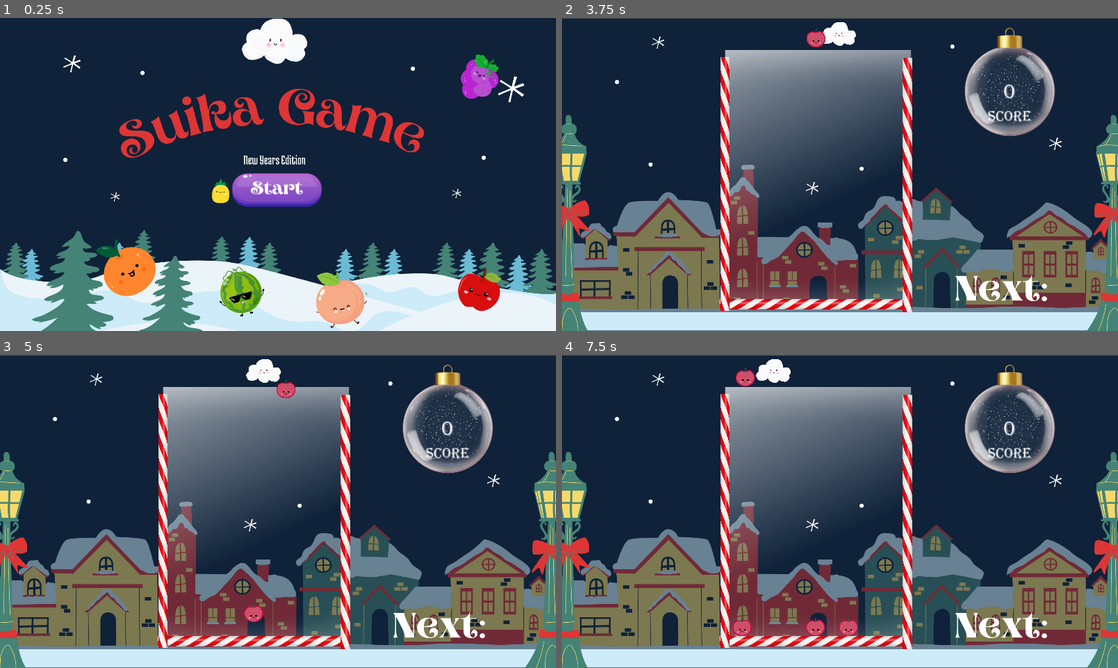
Above: before the commit, frames 1-4 (two rows, left to right).
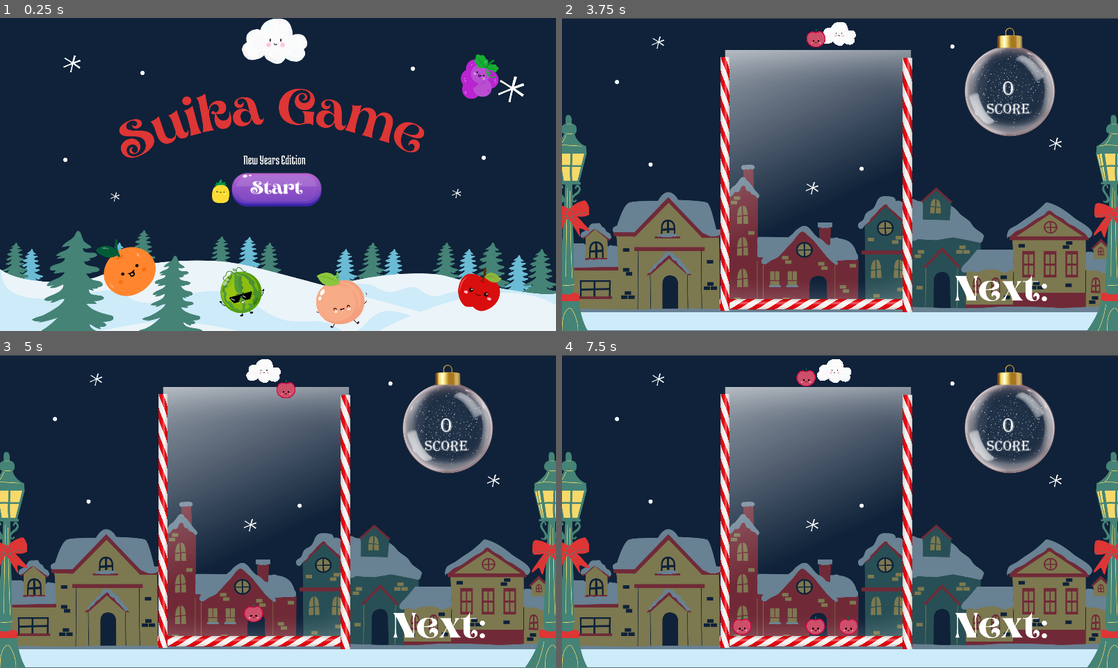
Above: after the commit, the same moments.

Repository: JackFromSchool/SuikaGameBetterEdition
Game: Godot game, scene res://scenes/main.tscn
Same seed, same stepped clock (60 frames per second), same inputs: the game is played once before the commit and once after it.
Inputs (mouse positions are in pixels of both pictures, inside the frame that each line leads up to):
- Up to frame 1 (0.25 s): no input
- Up to frame 2 (3.75 s): click (840, 190) at 0.5 s; tap Enter at 1.25, 2.75 s; hold Right (right) 1.28-2.03 s; hold Down (drop) 1.28-2.03 s; tap Space at 2, 3.5 s; hold Left (left) 2.03-2.78 s; tap Down (drop) at 2.1, 3.6 s; hold Down (drop) 2.78-3.53 s; hold Right (right) from 2.78 s (still down)
- Up to frame 3 (5 s): release Right (right) at 4.28 s; hold Left (left) from 4.28 s (still down); hold Down (drop) from 4.28 s (still down)
- Up to frame 4 (7.5 s): release Down (drop) at 5.03 s; tap Down (drop) at 5.1, 6.6 s; hold Down (drop) 5.78-6.53 s; release Left (left) at 6.53 s; hold Right (right) from 6.53 s (still down); hold Down (drop) from 7.28 s (still down)

The runs differ from the first frame. In frame 1, 0.2% of the frame differs, in the area x 41-58%, y 49-61%; in frame 2, 0.4%; in frame 3, 0.4%; in frame 4, 1.5%, in the area x 30-85%, y 1-90%.

Commit message:
position

Diff:
--- a/scenes/fruits/apple(4).tscn
+++ b/scenes/fruits/apple(4).tscn
@@ -5,7 +5,7 @@
 [ext_resource type="PackedScene" uid="uid://bokqje1j7blkh" path="res://scenes/fruits/pear(5).tscn" id="2_qpnks"]
 
 [sub_resource type="CircleShape2D" id="CircleShape2D_labvx"]
-radius = 16.298
+radius = 27.0046
 
 [node name="Fruit" type="RigidBody2D" groups=["SpawnedFruit"]]
 max_contacts_reported = 10
@@ -14,12 +14,13 @@
 FruitScene = ExtResource("2_qpnks")
 
 [node name="CollisionShape2D" type="CollisionShape2D" parent="."]
+position = Vector2(1, 0)
 scale = Vector2(4, 4)
 shape = SubResource("CircleShape2D_labvx")
 
 [node name="Sprite2D" type="Sprite2D" parent="." groups=["SpawnedFruit"]]
-position = Vector2(-2.99998, -6.99999)
-scale = Vector2(0.2695, 0.2775)
+position = Vector2(0, -7)
+scale = Vector2(0.432187, 0.441687)
 texture = ExtResource("2_43k04")
 
 [connection signal="body_entered" from="." to="." method="_on_body_entered"]
--- a/scenes/fruits/cantelope(8).tscn
+++ b/scenes/fruits/cantelope(8).tscn
@@ -4,6 +4,7 @@
 [ext_resource type="Texture2D" uid="uid://87afh608psg2" path="res://assets/fruits/8.png" id="2_puuwj"]
 
 [sub_resource type="CircleShape2D" id="CircleShape2D_labvx"]
+radius = 20.2502
 
 [node name="Fruit" type="RigidBody2D" groups=["SpawnedFruit"]]
 max_contacts_reported = 10
@@ -11,12 +12,13 @@
 script = ExtResource("1_ie8hl")
 
 [node name="CollisionShape2D" type="CollisionShape2D" parent="."]
+position = Vector2(0, 3)
 scale = Vector2(12, 12)
 shape = SubResource("CircleShape2D_labvx")
 
 [node name="Sprite2D" type="Sprite2D" parent="." groups=["SpawnedFruit"]]
-position = Vector2(0, -15)
-scale = Vector2(0.525, 0.525)
+position = Vector2(4, -24)
+scale = Vector2(1.0205, 1.0385)
 texture = ExtResource("2_puuwj")
 
 [connection signal="body_entered" from="." to="." method="_on_body_entered"]
--- a/scenes/fruits/orange(3).tscn
+++ b/scenes/fruits/orange(3).tscn
@@ -5,7 +5,7 @@
 [ext_resource type="Texture2D" uid="uid://rmkqvi8xenee" path="res://assets/fruits/3.png" id="3_h8tks"]
 
 [sub_resource type="CircleShape2D" id="CircleShape2D_labvx"]
-radius = 19.0029
+radius = 27.3415
 
 [node name="Fruit" type="RigidBody2D" groups=["SpawnedFruit"]]
 max_contacts_reported = 10
@@ -14,12 +14,13 @@
 FruitScene = ExtResource("2_tgpkp")
 
 [node name="CollisionShape2D" type="CollisionShape2D" parent="."]
+position = Vector2(-5, -2)
 scale = Vector2(3, 3)
 shape = SubResource("CircleShape2D_labvx")
 
 [node name="Sprite2D" type="Sprite2D" parent="." groups=["SpawnedFruit"]]
-position = Vector2(1, -11)
-scale = Vector2(0.2395, 0.2655)
+position = Vector2(-2.99994, -17)
+scale = Vector2(0.35575, 0.37875)
 texture = ExtResource("3_h8tks")
 
 [connection signal="body_entered" from="." to="." method="_on_body_entered"]
--- a/scenes/fruits/peach(6).tscn
+++ b/scenes/fruits/peach(6).tscn
@@ -5,7 +5,7 @@
 [ext_resource type="PackedScene" uid="uid://b1mk4en5s42k8" path="res://scenes/fruits/pineapple(7).tscn" id="2_ry42i"]
 
 [sub_resource type="CircleShape2D" id="CircleShape2D_labvx"]
-radius = 17.291
+radius = 29.5718
 
 [node name="Fruit" type="RigidBody2D" groups=["SpawnedFruit"]]
 max_contacts_reported = 10
@@ -18,8 +18,8 @@
 shape = SubResource("CircleShape2D_labvx")
 
 [node name="Sprite2D" type="Sprite2D" parent="." groups=["SpawnedFruit"]]
-position = Vector2(9.00003, -14)
-scale = Vector2(0.5145, 0.5485)
+position = Vector2(13, -16)
+scale = Vector2(0.90525, 0.96625)
 texture = ExtResource("2_13wyq")
 
 [connection signal="body_entered" from="." to="." method="_on_body_entered"]
--- a/scenes/fruits/pear(5).tscn
+++ b/scenes/fruits/pear(5).tscn
@@ -5,7 +5,7 @@
 [ext_resource type="Texture2D" uid="uid://dfxmjdl3amq68" path="res://assets/fruits/5.png" id="2_thfnk"]
 
 [sub_resource type="CircleShape2D" id="CircleShape2D_labvx"]
-radius = 20.5061
+radius = 31.0004
 
 [node name="Fruit" type="RigidBody2D" groups=["SpawnedFruit"]]
 max_contacts_reported = 10
@@ -14,13 +14,13 @@
 FruitScene = ExtResource("2_8vofk")
 
 [node name="CollisionShape2D" type="CollisionShape2D" parent="."]
-position = Vector2(8, 1)
+position = Vector2(-1, -1)
 scale = Vector2(4, 6)
 shape = SubResource("CircleShape2D_labvx")
 
 [node name="Sprite2D" type="Sprite2D" parent="." groups=["SpawnedFruit"]]
-position = Vector2(4, -11)
-scale = Vector2(0.49, 0.518)
+position = Vector2(-6, -23)
+scale = Vector2(0.7315, 0.7755)
 texture = ExtResource("2_thfnk")
 
 [connection signal="body_entered" from="." to="." method="_on_body_entered"]
--- a/scenes/fruits/pineapple(7).tscn
+++ b/scenes/fruits/pineapple(7).tscn
@@ -5,8 +5,8 @@
 [ext_resource type="Texture2D" uid="uid://drtkask3tu8ea" path="res://assets/fruits/7.png" id="2_sysdp"]
 
 [sub_resource type="CapsuleShape2D" id="CapsuleShape2D_uq2gc"]
-radius = 13.0
-height = 37.6
+radius = 20.8
+height = 57.8667
 
 [node name="Fruit" type="RigidBody2D" groups=["SpawnedFruit"]]
 max_contacts_reported = 10
@@ -20,8 +20,8 @@
 shape = SubResource("CapsuleShape2D_uq2gc")
 
 [node name="Sprite2D" type="Sprite2D" parent="." groups=["SpawnedFruit"]]
-position = Vector2(5, -29)
-scale = Vector2(1.0035, 1.17425)
+position = Vector2(2, -79)
+scale = Vector2(1.60888, 1.91356)
 texture = ExtResource("2_sysdp")
 
 [connection signal="body_entered" from="." to="." method="_on_body_entered"]
--- a/scenes/fruits/watermelon(9).tscn
+++ b/scenes/fruits/watermelon(9).tscn
@@ -4,7 +4,7 @@
 [ext_resource type="Texture2D" uid="uid://deup0mvjrt8x3" path="res://assets/fruits/9.png" id="2_polw5"]
 
 [sub_resource type="CircleShape2D" id="CircleShape2D_labvx"]
-radius = 16.8798
+radius = 22.4671
 
 [node name="Fruit" type="RigidBody2D" groups=["SpawnedFruit"]]
 max_contacts_reported = 10
@@ -16,8 +16,8 @@
 shape = SubResource("CircleShape2D_labvx")
 
 [node name="Sprite2D" type="Sprite2D" parent="." groups=["SpawnedFruit"]]
-position = Vector2(-1, -3)
-scale = Vector2(1.028, 1.058)
+position = Vector2(1, -3.8147e-06)
+scale = Vector2(1.465, 1.4225)
 texture = ExtResource("2_polw5")
 
 [connection signal="body_entered" from="." to="." method="_on_body_entered"]
--- a/scenes/physics_area.tscn
+++ b/scenes/physics_area.tscn
@@ -1,10 +1,13 @@
-[gd_scene load_steps=4 format=3 uid="uid://brfvegxhku2cd"]
+[gd_scene load_steps=5 format=3 uid="uid://brfvegxhku2cd"]
 
 [ext_resource type="Script" path="res://scripts/physics_area.gd" id="1_1b23c"]
 [ext_resource type="Texture2D" uid="uid://dcota6xmesblf" path="res://Suika Game.png" id="2_u3gxg"]
 
 [sub_resource type="RectangleShape2D" id="RectangleShape2D_1s68g"]
-size = Vector2(429.479, 22.5)
+size = Vector2(461.603, 22.5)
+
+[sub_resource type="RectangleShape2D" id="RectangleShape2D_6mqse"]
+size = Vector2(79.6513, 20)
 
 [node name="Walls" type="Node2D"]
 position = Vector2(960, 540)
@@ -24,7 +27,8 @@
 texture = ExtResource("2_u3gxg")
 
 [node name="CollisionShape2D" type="CollisionShape2D" parent="Floor"]
-position = Vector2(-22.1428, 636.429)
+position = Vector2(-22.1428, 633.572)
+scale = Vector2(1, 1)
 shape = SubResource("RectangleShape2D_1s68g")
 
 [node name="Right Wall" type="RigidBody2D" parent="."]
@@ -41,10 +45,16 @@
 texture = ExtResource("2_u3gxg")
 
 [node name="CollisionShape2D" type="CollisionShape2D" parent="Right Wall"]
-position = Vector2(-44.2859, 64.2187)
+position = Vector2(-43.5715, 21.4286)
 rotation = 1.5708
 scale = Vector2(1.5, 1)
 shape = SubResource("RectangleShape2D_1s68g")
+
+[node name="CollisionShape2D2" type="CollisionShape2D" parent="Right Wall"]
+position = Vector2(-33.5714, -255)
+rotation = 1.5708
+scale = Vector2(1.5, 1)
+shape = SubResource("RectangleShape2D_6mqse")
 
 [node name="Left Wall" type="RigidBody2D" parent="."]
 position = Vector2(-250, 0)
@@ -59,7 +69,7 @@
 texture = ExtResource("2_u3gxg")
 
 [node name="CollisionShape2D" type="CollisionShape2D" parent="Left Wall"]
-position = Vector2(5.7142, 53.6049)
+position = Vector2(5.71423, 14.9044)
 rotation = 1.5708
 scale = Vector2(1.5, 1)
 shape = SubResource("RectangleShape2D_1s68g")
--- a/scenes/player.tscn
+++ b/scenes/player.tscn
@@ -5,6 +5,7 @@
 [ext_resource type="Texture2D" uid="uid://byo2xcc6fme2j" path="res://Cloud.png" id="3_qrgw8"]
 
 [sub_resource type="RectangleShape2D" id="RectangleShape2D_5dvg5"]
+size = Vector2(72, 20)
 
 [node name="Player" type="CharacterBody2D"]
 position = Vector2(249, 43)
@@ -14,6 +15,7 @@
 FruitScene = ExtResource("2_n4ot5")
 
 [node name="CollisionShape2D" type="CollisionShape2D" parent="."]
+position = Vector2(-41, 0)
 shape = SubResource("RectangleShape2D_5dvg5")
 
 [node name="Sprite2D" type="Sprite2D" parent="."]
--- a/scenes/ui.tscn
+++ b/scenes/ui.tscn
@@ -14,8 +14,11 @@
 [node name="MainMenu" type="Control" parent="."]
 layout_mode = 3
 anchors_preset = 0
-offset_right = 1920.0
-offset_bottom = 1080.0
+offset_left = -1.0
+offset_top = -1.0
+offset_right = 1919.0
+offset_bottom = 1079.0
+metadata/_edit_lock_ = true
 
 [node name="MainText" type="Label" parent="MainMenu"]
 visible = false
@@ -152,24 +155,26 @@
 offset_bottom = 2077.0
 
 [node name="Score" type="Label" parent="HUD"]
+z_index = 8
 layout_mode = 0
-offset_left = 1117.0
-offset_top = -782.0
-offset_right = 1261.0
-offset_bottom = -686.0
+offset_left = 1062.0
+offset_top = -793.0
+offset_right = 1206.0
+offset_bottom = -697.0
 theme_override_fonts/font = ExtResource("4_hpdad")
 theme_override_font_sizes/font_size = 70
 text = "0"
+horizontal_alignment = 1
 
 [node name="ScoreLabel" type="Label" parent="HUD/Score"]
 layout_mode = 1
 anchors_preset = -1
 anchor_right = 0.642
 anchor_bottom = 0.5
-offset_left = -55.0
-offset_top = 96.0
-offset_right = 10.552
-offset_bottom = 118.5
+offset_left = -4.0
+offset_top = 82.0
+offset_right = 61.552
+offset_bottom = 104.5
 theme_override_fonts/font = ExtResource("4_hpdad")
 theme_override_font_sizes/font_size = 50
 text = "SCORE"
